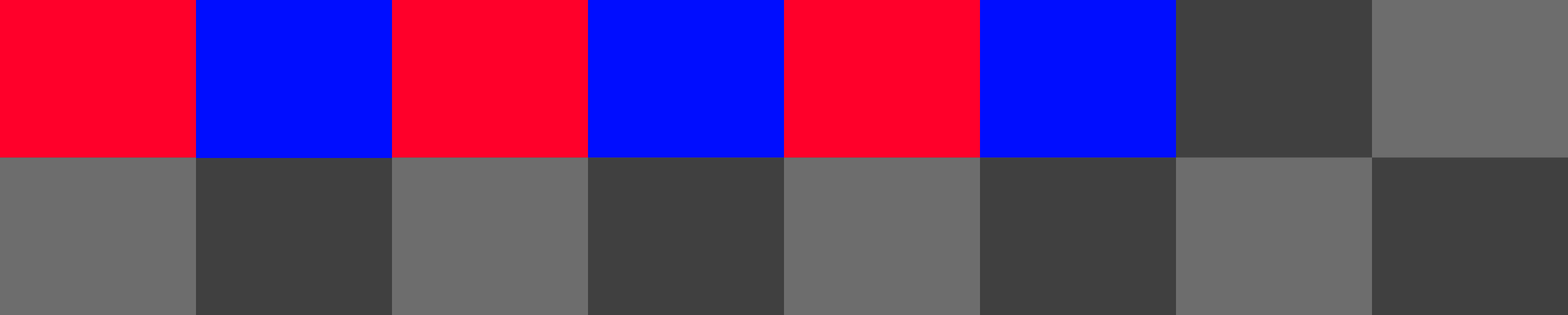
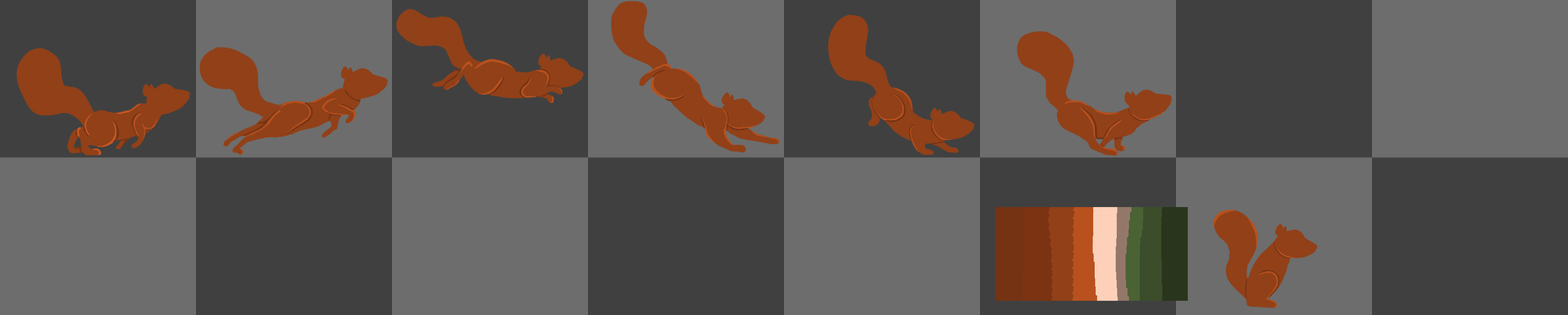
Layers edited between the first and the second (1568, 315) image:
added group "Groupe 7" with 3 layers above "ref" over 1212, 208, 1318, 308
moved "Calque 32" into group "Groupe 7", painted on it over 0, 0, 1318, 259
added layer "Calque 34" in group "Groupe 7" over 1212, 208, 1295, 308
showed group "ref" (4 layers) over 21, 111, 1188, 301
